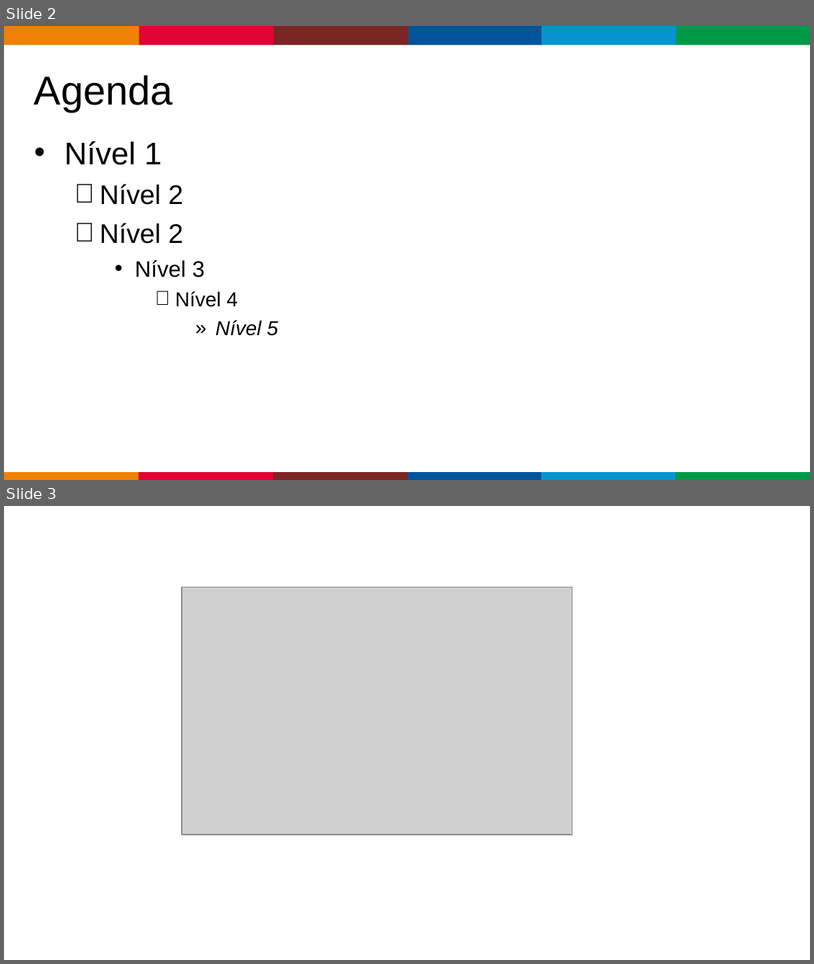
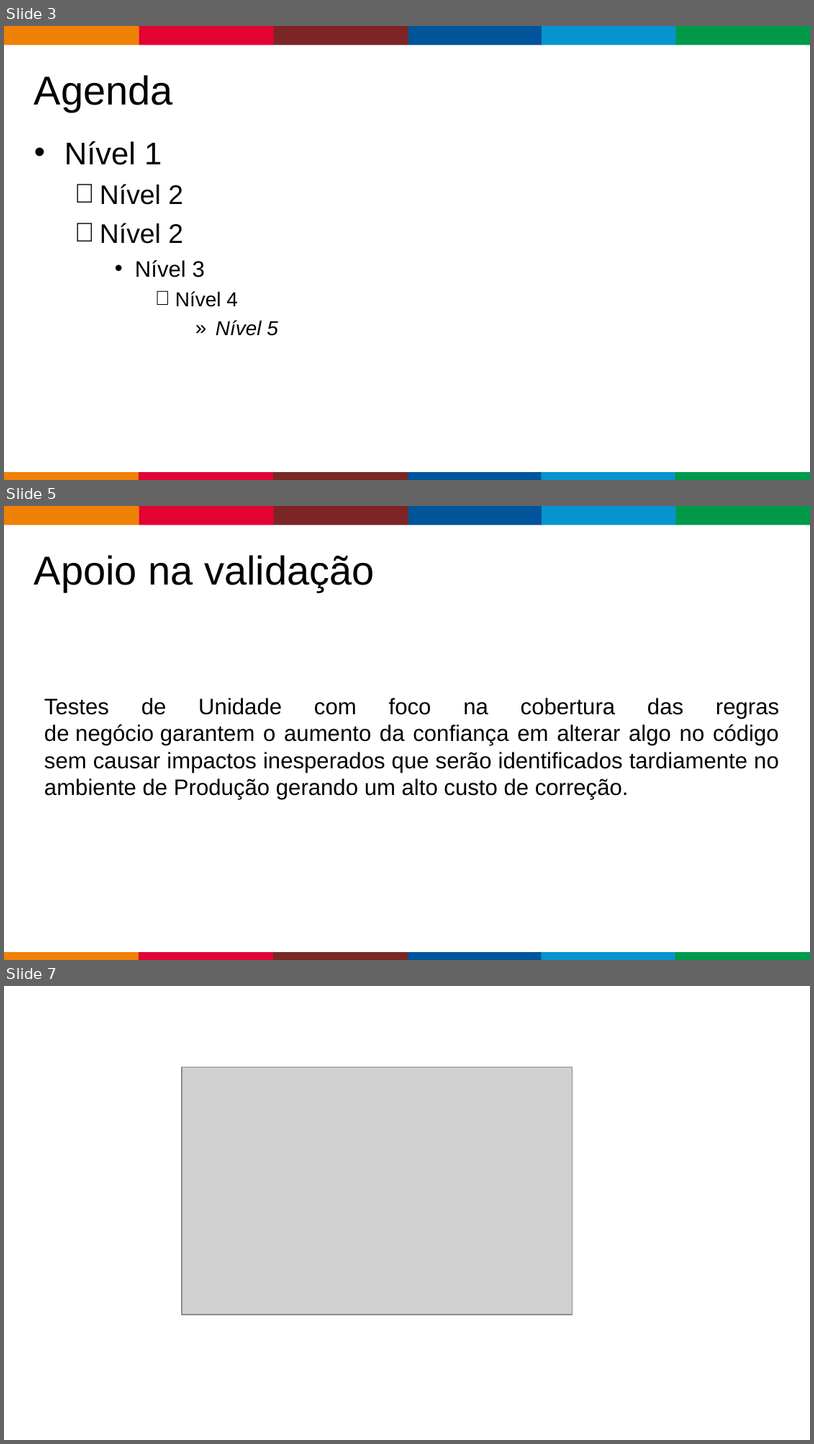
Before and after one commit to jamildaruix/api-gateway-match-iam, a slide deck: apresentacao.ppt. Shown one above the other, each under a label of ours: slides 2 and 3 before the commit, slides 3, 5 and 7 after it; the slides between them are not shown. The pictures are 814x964 and 814x1444 pixels, drawn with LibreOffice and Linux fonts; fonts in the diff are those of the drawing; grey boxes stand for pictures; background and template pictures are left out. Boxes give left, top, right and bottom in pixels: in the first picture for what was removed or moved away, otherwise in the second. Text is boxed around its words. In the diff, an @@ line names an element or a change of style, - is before the commit and + after.

```diff
--- a/apresentacao.ppt
+++ b/apresentacao.ppt
@@ slide 5 added at box(4, 506, 810, 960), background #FFFFFF; not listed: 13 template elements that a slide beside it also shows @@
@@ title added at box(34, 555, 375, 592), 36 pt, text #000000 @@
+Apoio na validação
@@ text added at box(44, 698, 779, 799), 20 pt, text #000000 @@
+Testes de Unidade com foco na cobertura das regras de negócio garantem o aumento da confiança em alterar algo no código sem causar impactos inesperados que serão identificados tardiamente no ambiente de Produção gerando um alto custo de correção.
@@ what was slide 2 is now slide 3 @@
@@ what was slide 3 is now slide 7 @@
```
Also in this commit, not shown: 1 slide changed, 3 other slides added, 7 other files.
